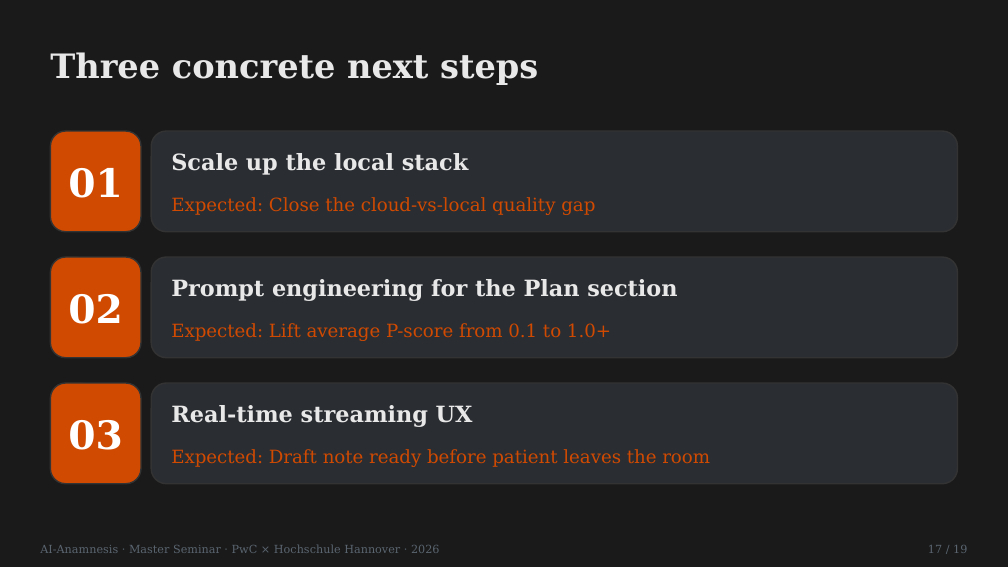
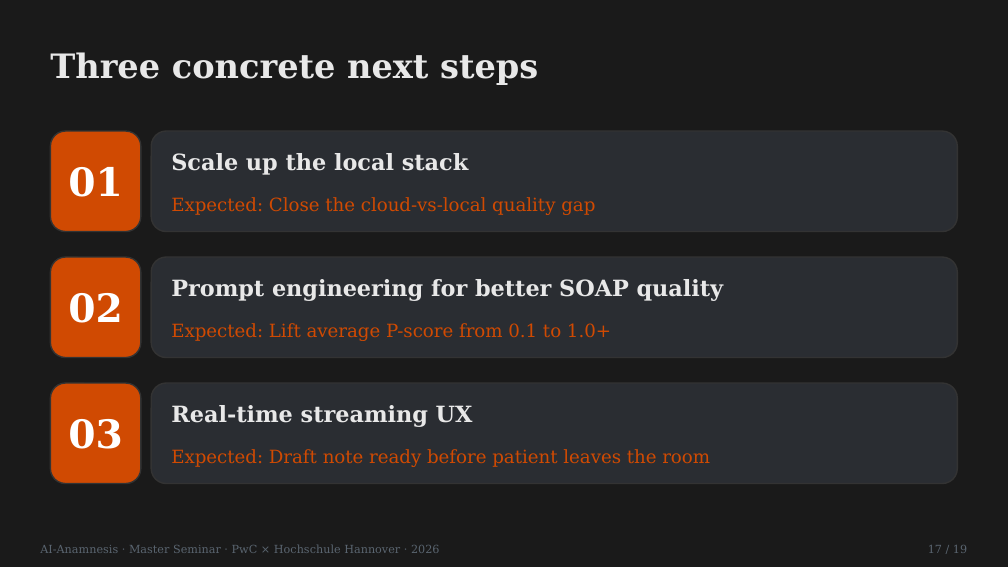
Before and after one commit to LeonardNid/Seminar_Anamnese, a slide deck: slide 18 of Präsi/AI_Anamnesis.pptx. Drawn at 1008x567 pixels with LibreOffice and Linux fonts; fonts in the diff are those of the drawing. Boxes give left, top, right and bottom in pixels: in the first picture for what was removed or moved away, otherwise in the second. Text is boxed around its words. In the diff, an @@ line names an element or a change of style, - is before the commit and + after.

```diff
--- a/Präsi/AI_Anamnesis.pptx
+++ b/Präsi/AI_Anamnesis.pptx
@@ text at bbox=[171, 279, 724, 301]: text changed @@
-Prompt engineering for the Plan section
+Prompt engineering for better SOAP quality
```
Also in this commit, not shown: 9 other slides changed, 4 other files.
